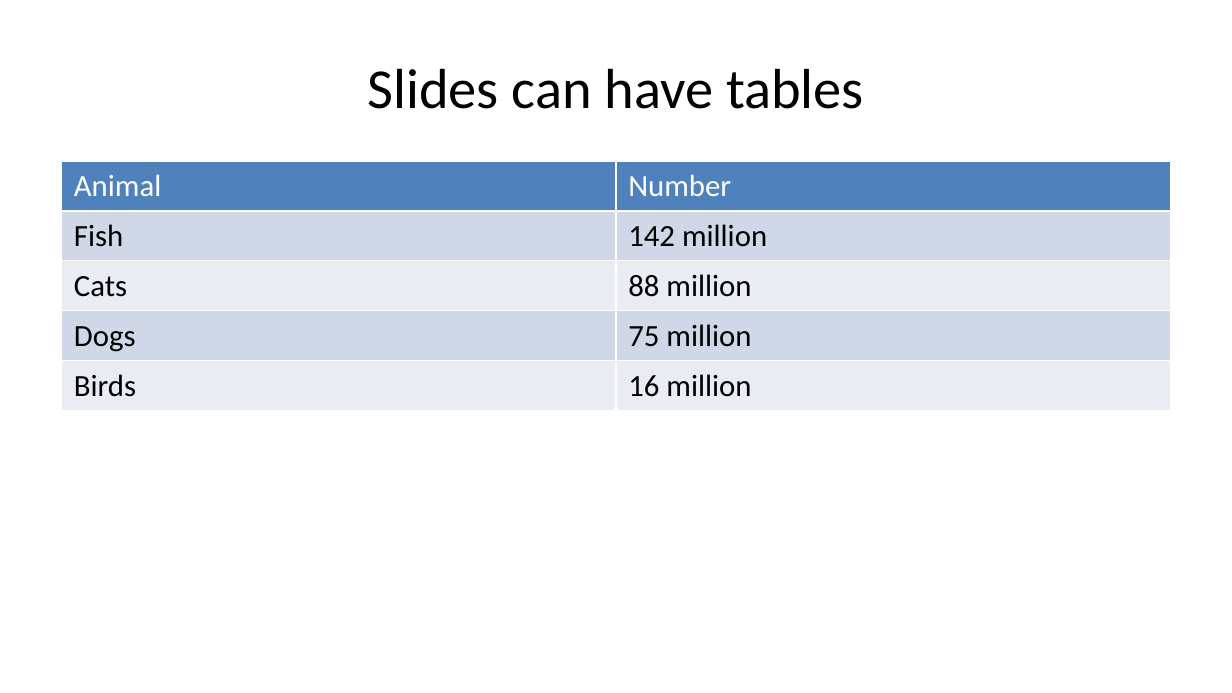
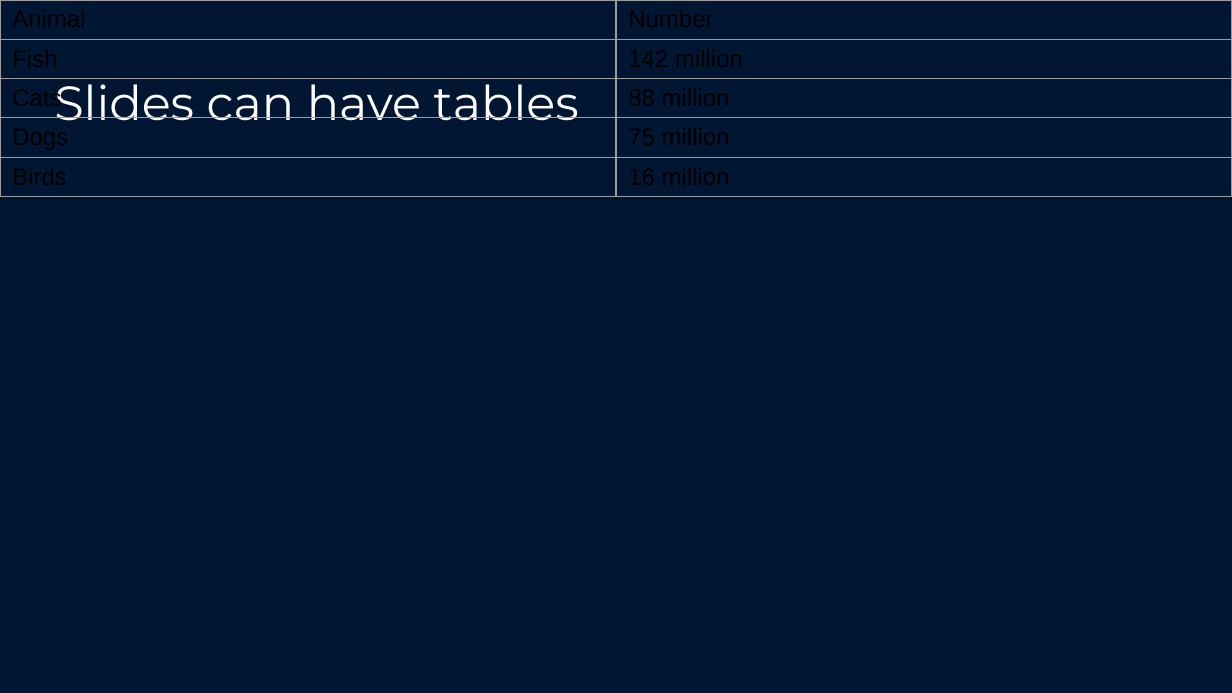
Before and after one commit to warith-harchaoui/md2star, a slide deck: slide 18 of assets/pptx/example.pptx. Drawn at 1232x693 pixels with LibreOffice and Linux fonts; fonts in the diff are those of the drawing. Boxes give left, top, right and bottom in pixels: in the first picture for what was removed or moved away, otherwise in the second. Text is boxed around its words. In the diff, an @@ line names an element or a change of style, - is before the commit and + after.

Commit message:
feat(template): land the branded PPTX with pandoc-compatible layout names
Replaces the lean Pandoc-baseline PPTX from d3ed89a with the
maintainer's branded reference doc. Same fix shape as 1174768 for
the DOCX: start from a Pandoc-clean baseline, brand it by hand,
ship.

Key wins over the previous bundled template:
- 69 KB on disk (vs the 1.x 16 MB template — factor 230×)
- Zero pandoc warnings on conversion: layout names match the
  canonical "Title Slide" / "Section Header" / "Title and Content"
  / "Two Content" / "Comparison" / "Content with Caption" /
  "Blank" / "Title Only" / "Picture with Caption" set that
  pandoc looks up by name.
- Five additional custom layouts available for users via the
  `{layout="..."}` attribute: "Panoramic Picture with Caption",
  "Quote with Caption", "Name Card", "Title and Vertical Text",
  "Vertical Title and Text".
- Tables render correctly in grid via soffice (verified locally),
  closing the same render bug class the docx rebuild closed.

Regenerated `assets/docx/*.docx` + `assets/pptx/example.pptx` from
the new template so the committed sample outputs reflect the
shipped branding.

```diff
--- a/assets/pptx/example.pptx
+++ b/assets/pptx/example.pptx
@@ background #FFFFFF to #001633 @@
@@ table at box(0, 0, 1232, 692) @@
@@ fill #4F81BD to none in row 1 @@
@@ fill #D0D8E8 to none in 4 cells @@
@@ fill #E9EDF4 to none in 4 cells @@
@@ size 18 to 14 pt, font Calibri to Arial @@
@@ text colour #FFFFFF to #000000 in "Animal", "Number" @@
@@ borders changed @@
@@ table: place and size @@
-table at box(62, 161, 1170, 618)
+table at box(0, 0, 1232, 692)
@@ title "Slides can have tables": place and size @@
-title "Slides can have tables" at box(367, 68, 864, 109)
+title "Slides can have tables" at box(54, 78, 578, 121)
@@ title "Slides can have tables" at box(54, 78, 578, 121): size 33 to 28 pt, font Calibri to Montserrat, text colour #000000 to #FFFFFF; alignment centre to left; vertical alignment middle to top @@
```
Also in this commit, not shown: 27 other slides changed, 6 other files.
